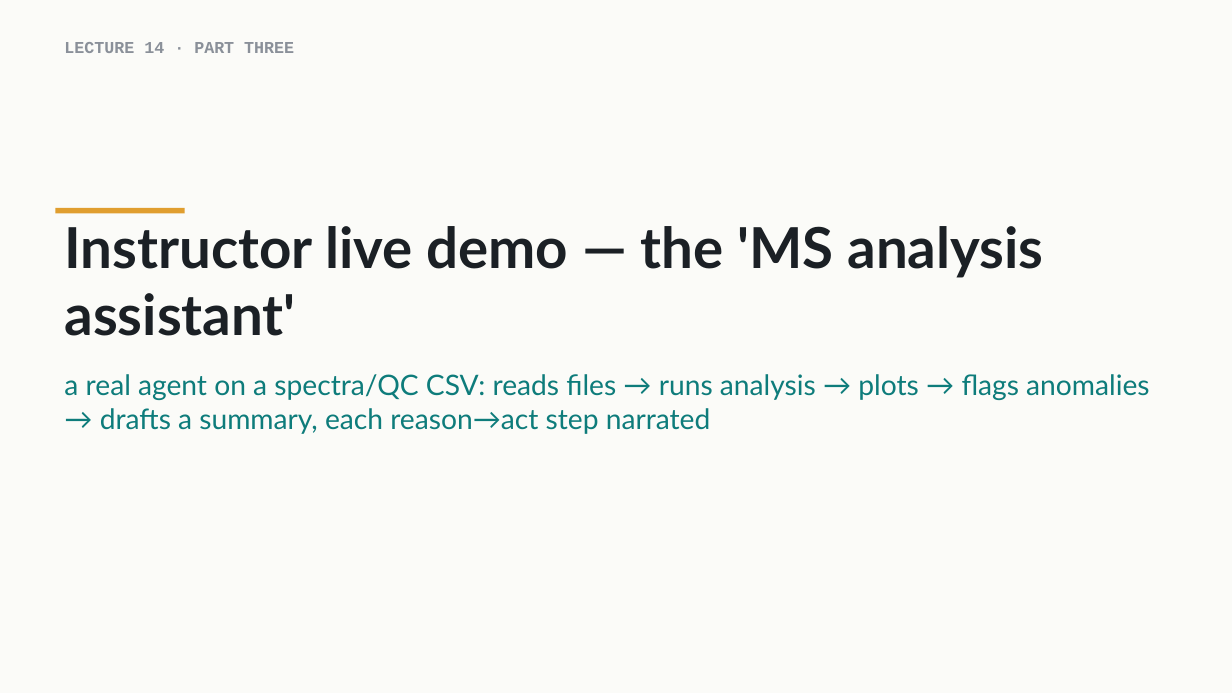
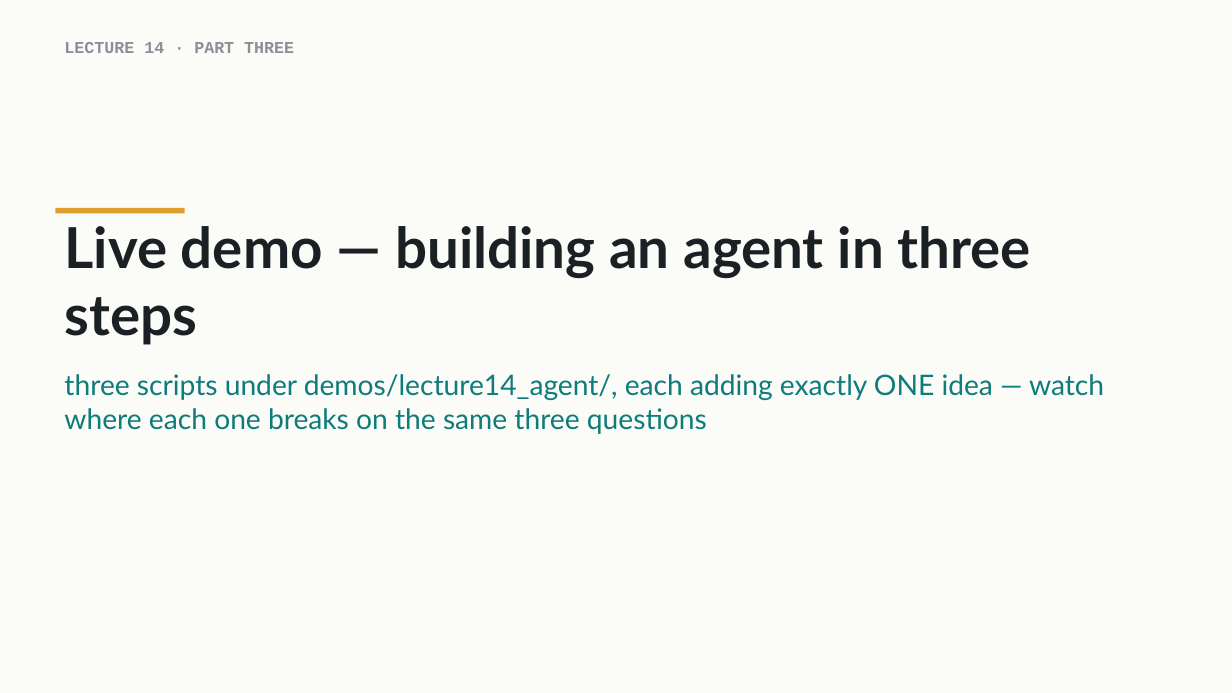
Before and after one commit to indigobio/msacl_dl_course, a slide deck: slide 8 of slides/pptx/lecture14_agents.pptx. Drawn at 1232x693 pixels with LibreOffice and Linux fonts; fonts in the diff are those of the drawing. Boxes give left, top, right and bottom in pixels: in the first picture for what was removed or moved away, otherwise in the second. Text is boxed around its words. In the diff, an @@ line names an element or a change of style, - is before the commit and + after.

```diff
--- a/slides/pptx/lecture14_agents.pptx
+++ b/slides/pptx/lecture14_agents.pptx
@@ text at bbox=[64, 226, 1104, 434]: text changed @@
-Instructor live demo — the 'MS analysis assistant'
-a real agent on a spectra/QC CSV: reads files → runs analysis → plots → flags anomalies → drafts a summary, each reason→act step narrated
+Live demo — building an agent in three steps
+three scripts under demos/lecture14_agent/, each adding exactly ONE idea — watch where each one breaks on the same three questions
```
Also in this commit, not shown: 5 other slides changed, 4 slides added, 9 other files.
